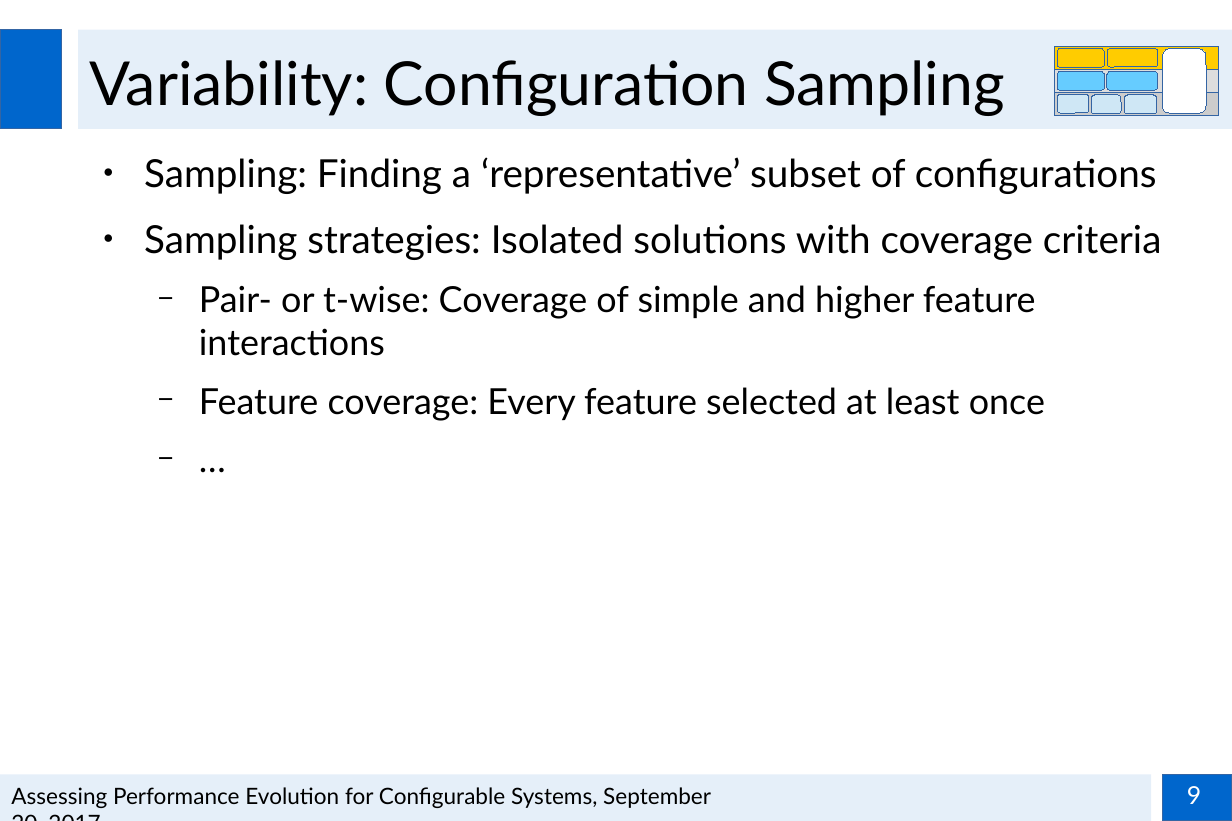
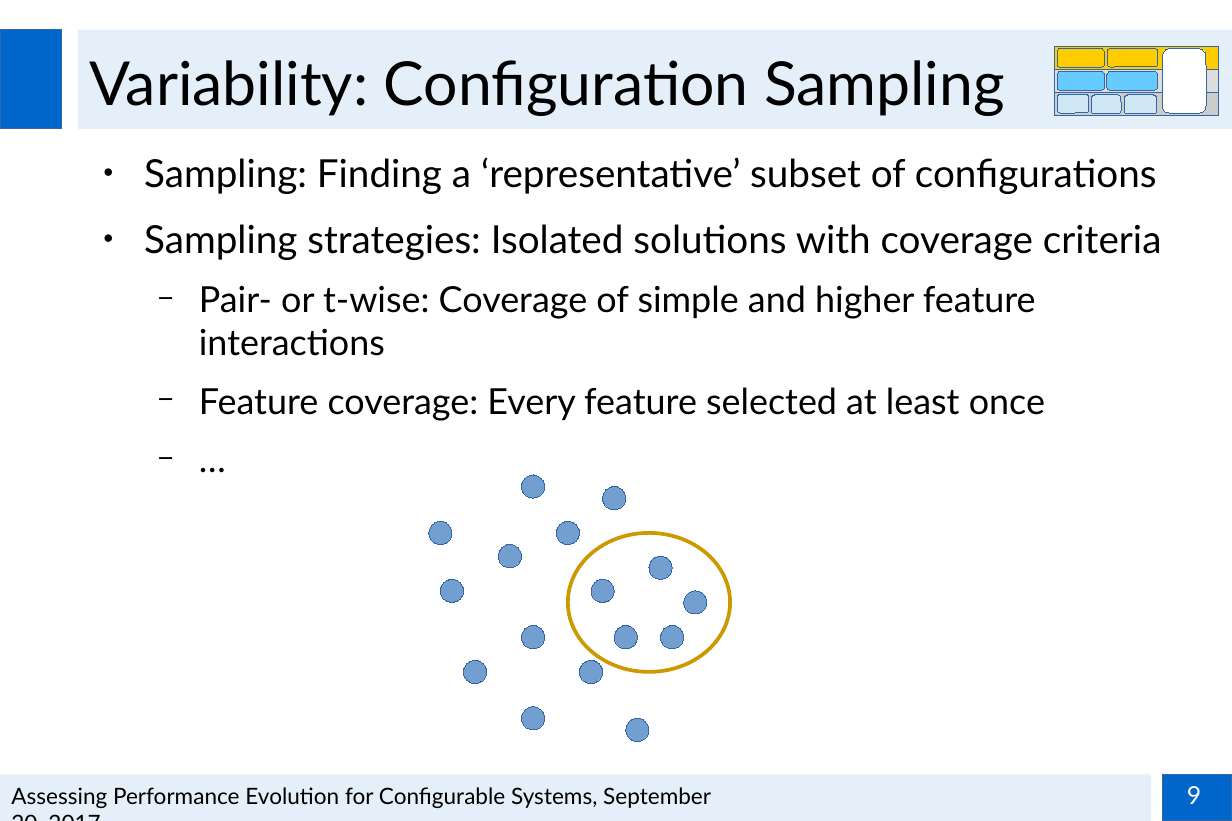
Before and after one commit to smba/msthesis, a slide deck: slide 9 of Presentations/Zwischenpräsentation_MA.odp. Drawn at 1232x821 pixels with LibreOffice and Linux fonts; fonts in the diff are those of the drawing; background and template pictures are left out. Boxes give left, top, right and bottom in pixels: in the first picture for what was removed or moved away, otherwise in the second. Text is boxed around its words. In the diff, an @@ line names an element or a change of style, - is before the commit and + after.

```diff
--- a/Presentations/Zwischenpräsentation_MA.odp
+++ b/Presentations/Zwischenpräsentation_MA.odp
@@ ellipse added at (522,475,545,498), fill #729FCF, outline #3465A4 0 pt @@
@@ ellipse added at (603,487,626,510), fill #729FCF, outline #3465A4 0 pt @@
@@ ellipse added at (429,522,452,545), fill #729FCF, outline #3465A4 0 pt @@
@@ ellipse added at (556,522,579,545), fill #729FCF, outline #3465A4 0 pt @@
@@ ellipse added at (568,533,730,672), outline #CC9900 2.3 pt @@
@@ ellipse added at (498,545,522,568), fill #729FCF, outline #3465A4 0 pt @@
@@ ellipse added at (649,556,672,579), fill #729FCF, outline #3465A4 0 pt @@
@@ ellipse added at (440,579,464,603), fill #729FCF, outline #3465A4 0 pt @@
@@ ellipse added at (591,579,614,603), fill #729FCF, outline #3465A4 0 pt @@
@@ ellipse added at (684,591,707,614), fill #729FCF, outline #3465A4 0 pt @@
@@ ellipse added at (522,626,545,649), fill #729FCF, outline #3465A4 0 pt @@
@@ ellipse added at (614,626,637,649), fill #729FCF, outline #3465A4 0 pt @@
@@ ellipse added at (661,626,684,649), fill #729FCF, outline #3465A4 0 pt @@
@@ ellipse added at (464,661,487,684), fill #729FCF, outline #3465A4 0 pt @@
@@ ellipse added at (579,661,603,684), fill #729FCF, outline #3465A4 0 pt @@
@@ ellipse added at (522,707,545,730), fill #729FCF, outline #3465A4 0 pt @@
@@ ellipse added at (626,719,649,742), fill #729FCF, outline #3465A4 0 pt @@
```
Also in this commit, not shown: 1 other file.
